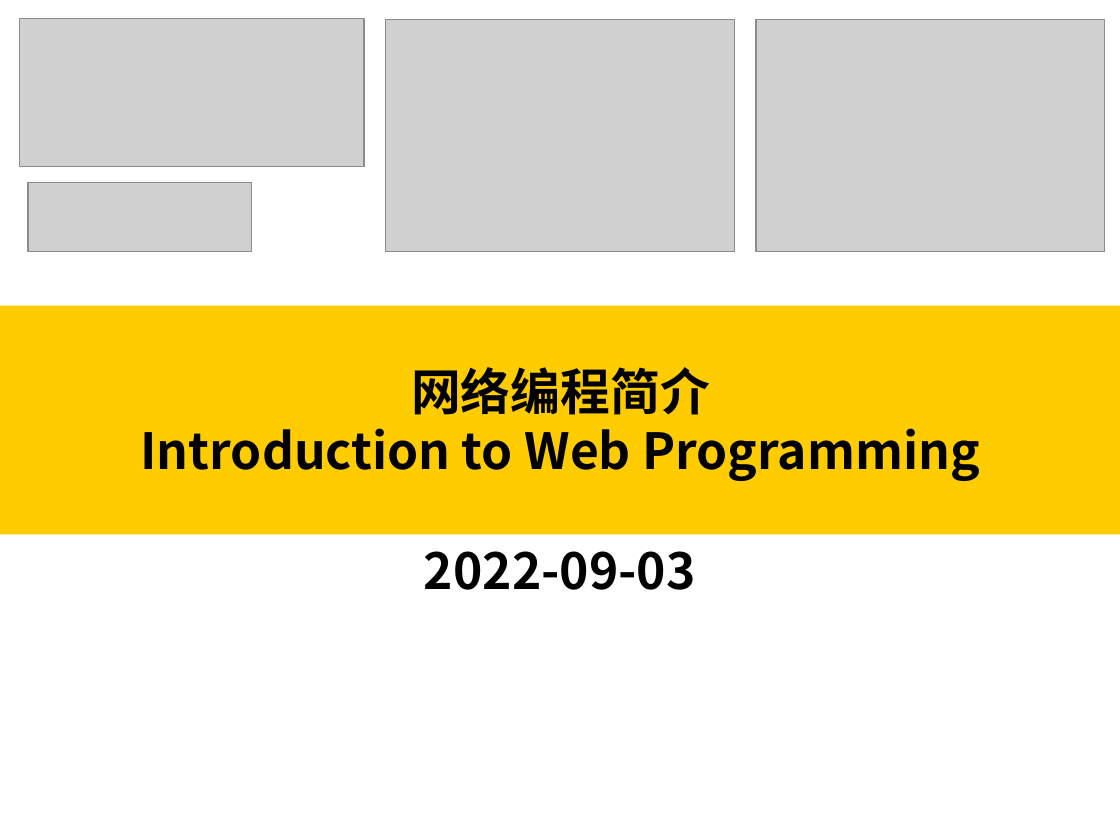
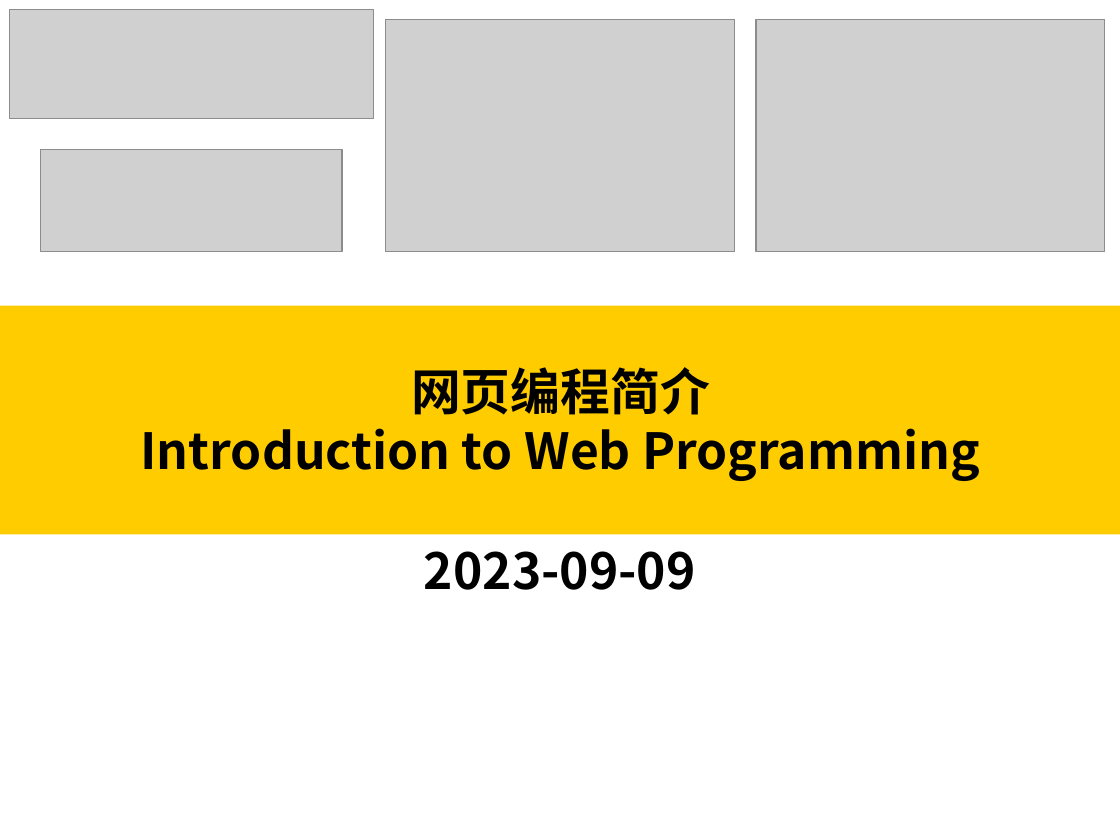
Before and after one commit to liawcv/liawcv.github.io, a slide deck: slide 1 of slide.pptx. Drawn at 1120x840 pixels with LibreOffice and Linux fonts; fonts in the diff are those of the drawing; grey boxes stand for pictures. Boxes give left, top, right and bottom in pixels: in the first picture for what was removed or moved away, otherwise in the second. Text is boxed around its words. In the diff, an @@ line names an element or a change of style, - is before the commit and + after.

```diff
--- a/slide.pptx
+++ b/slide.pptx
@@ picture: place and size @@
-picture at (20,19,364,167)
+picture at (9,9,373,118)
@@ picture added at (40,149,342,252) @@
@@ picture removed at (28,183,252,252) @@
@@ title at (140,367,980,481): text changed @@
-网络编程简介
-Introduction to Web Programming
+网页编程简介
+Introduction to Web Programming
@@ subtitle at (424,551,696,590): text changed @@
-2022-09-03
+2023-09-09
```
Also in this commit, not shown: 11 other slides changed, 4 slides added, 1 other file.
